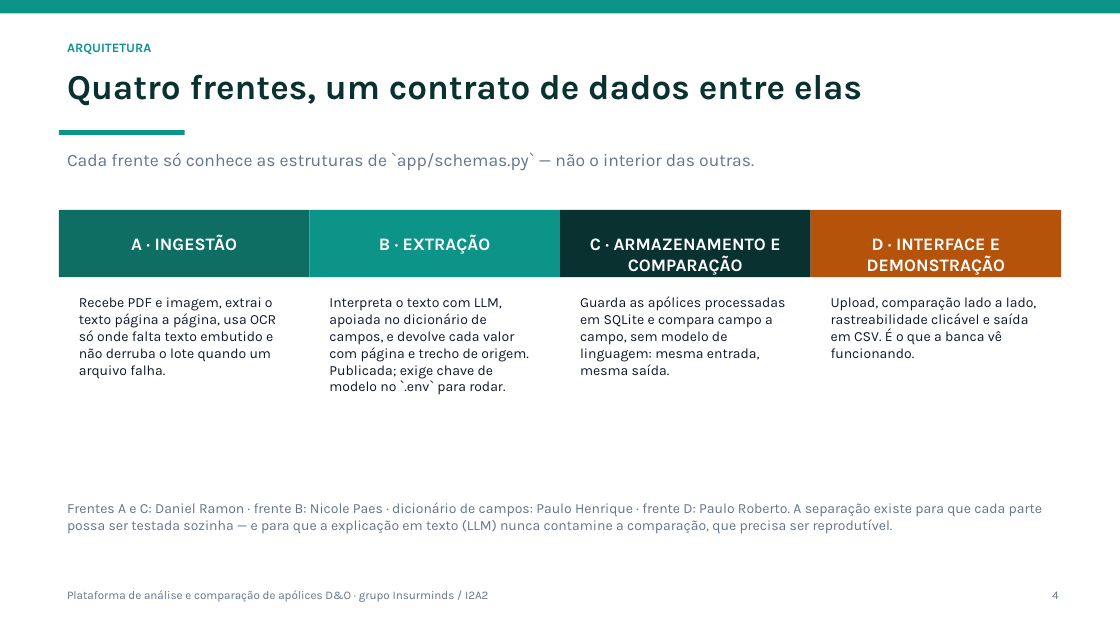
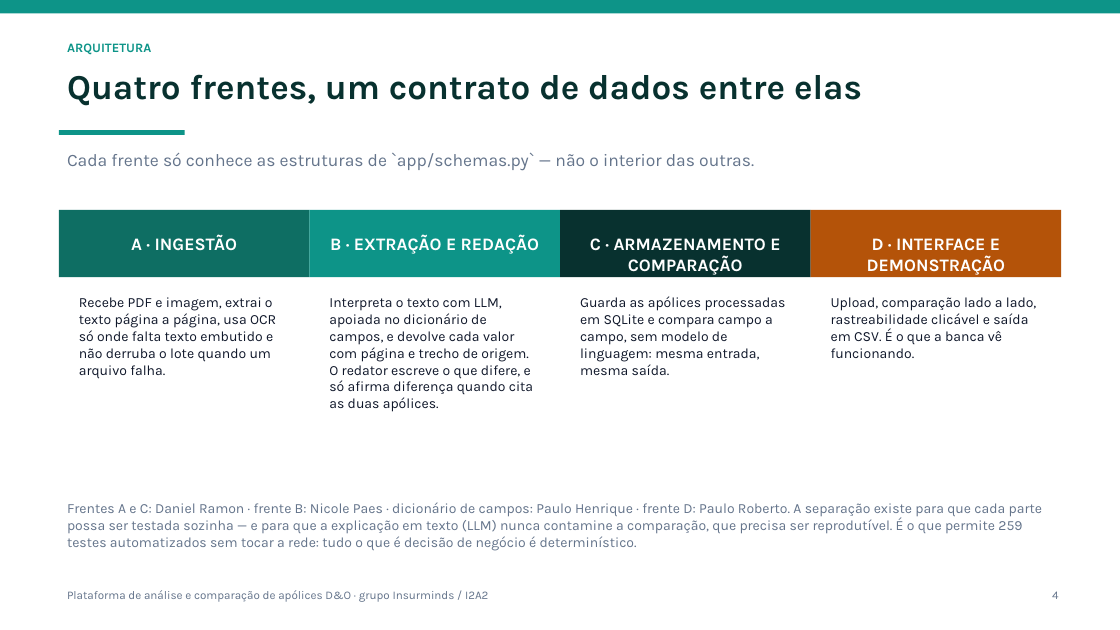
Before and after one commit to DanielRamon10/insurminds-projeto-final, a slide deck: slide 4 of Projeto_Final_Artefatos/InsurMinds_Projeto_Final.pptx. Drawn at 1120x630 pixels with LibreOffice and Linux fonts; fonts in the diff are those of the drawing. Boxes give left, top, right and bottom in pixels: in the first picture for what was removed or moved away, otherwise in the second. Text is boxed around its words. In the diff, an @@ line names an element or a change of style, - is before the commit and + after.

```diff
--- a/Projeto_Final_Artefatos/InsurMinds_Projeto_Final.pptx
+++ b/Projeto_Final_Artefatos/InsurMinds_Projeto_Final.pptx
@@ text at [330, 234, 539, 254]: text changed @@
-B · EXTRAÇÃO
+B · EXTRAÇÃO E REDAÇÃO
@@ text at [329, 298, 533, 412]: text changed @@
-Interpreta o texto com LLM, apoiada no dicionário de campos, e devolve cada valor com página e trecho de origem. Publicada; exige chave de modelo no `.env` para rodar.
+Interpreta o texto com LLM, apoiada no dicionário de campos, e devolve cada valor com página e trecho de origem. O redator escreve o que difere, e só afirma diferença quando cita as duas apólices.
@@ text at [67, 502, 1042, 551]: text changed @@
-Frentes A e C: Daniel Ramon · frente B: Nicole Paes · dicionário de campos: Paulo Henrique · frente D: Paulo Roberto. A separação existe para que cada parte possa ser testada sozinha — e para que a explicação em texto (LLM) nunca contamine a comparação, que precisa ser reprodutível.
+Frentes A e C: Daniel Ramon · frente B: Nicole Paes · dicionário de campos: Paulo Henrique · frente D: Paulo Roberto. A separação existe para que cada parte possa ser testada sozinha — e para que a explicação em texto (LLM) nunca contamine a comparação, que precisa ser reprodutível. É o que permite 259 testes automatizados sem tocar a rede: tudo o que é decisão de negócio é determinístico.
```
Also in this commit, not shown: 1 other file.
